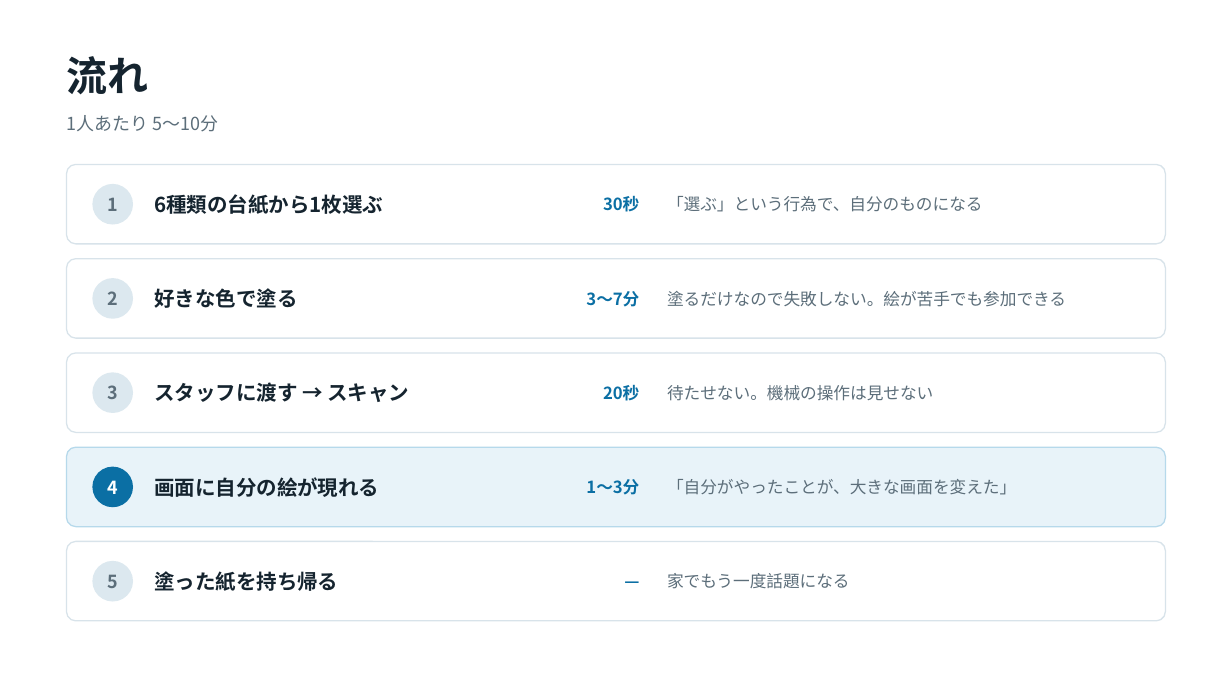
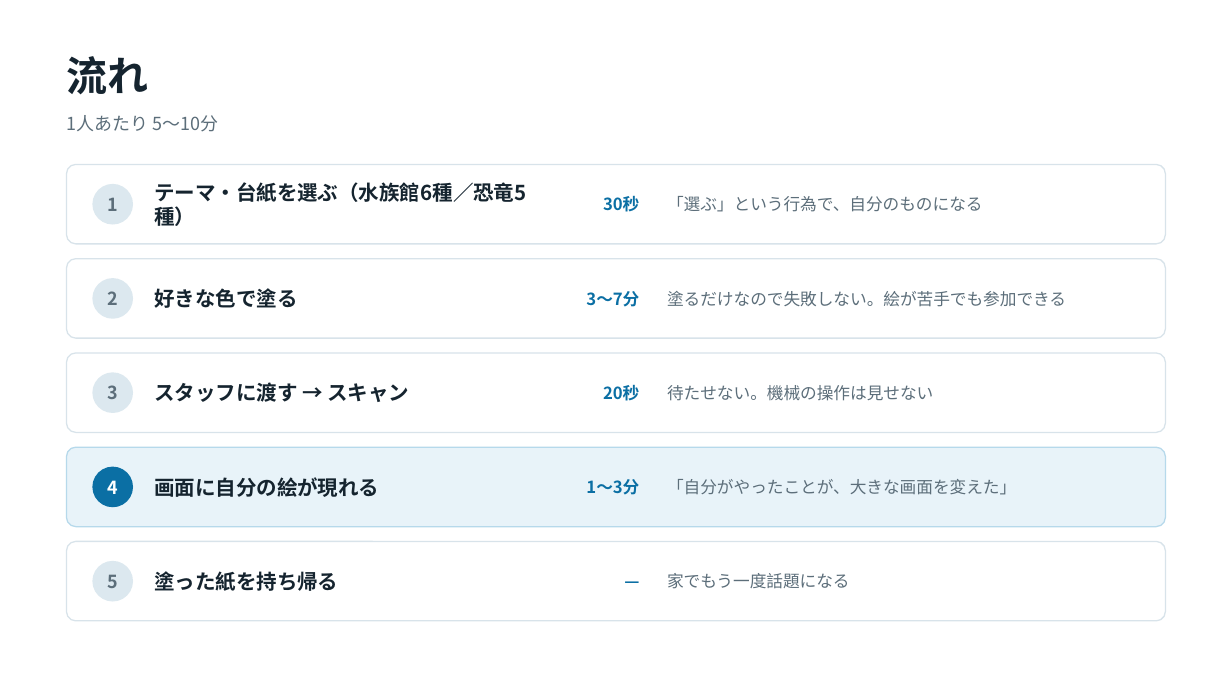
Before and after one commit to manakikido-jpg/PaintingsAquarium, a slide deck: slide 5 of docs/お絵かき水族館-企画書.pptx (slide 4 before the commit). Drawn at 1232x693 pixels with LibreOffice and Linux fonts; fonts in the diff are those of the drawing. Boxes give left, top, right and bottom in pixels: in the first picture for what was removed or moved away, otherwise in the second. Text is boxed around its words. In the diff, an @@ line names an element or a change of style, - is before the commit and + after.

```diff
--- a/docs/お絵かき水族館-企画書.pptx
+++ b/docs/お絵かき水族館-企画書.pptx
@@ text at bbox=[154, 182, 526, 202]: text changed @@
-6種類の台紙から1枚選ぶ
+テーマ・台紙を選ぶ（水族館6種／恐竜5種）
```
Also in this commit, not shown: 8 other slides changed, 2 slides added, 6 other files.
